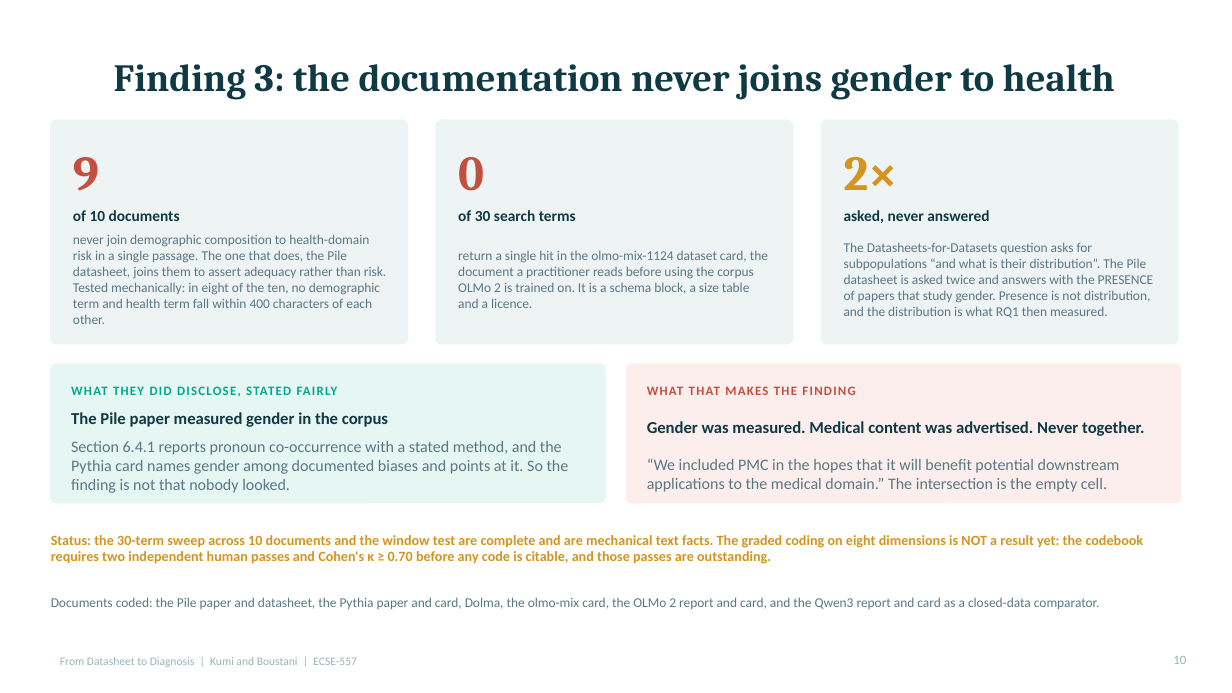
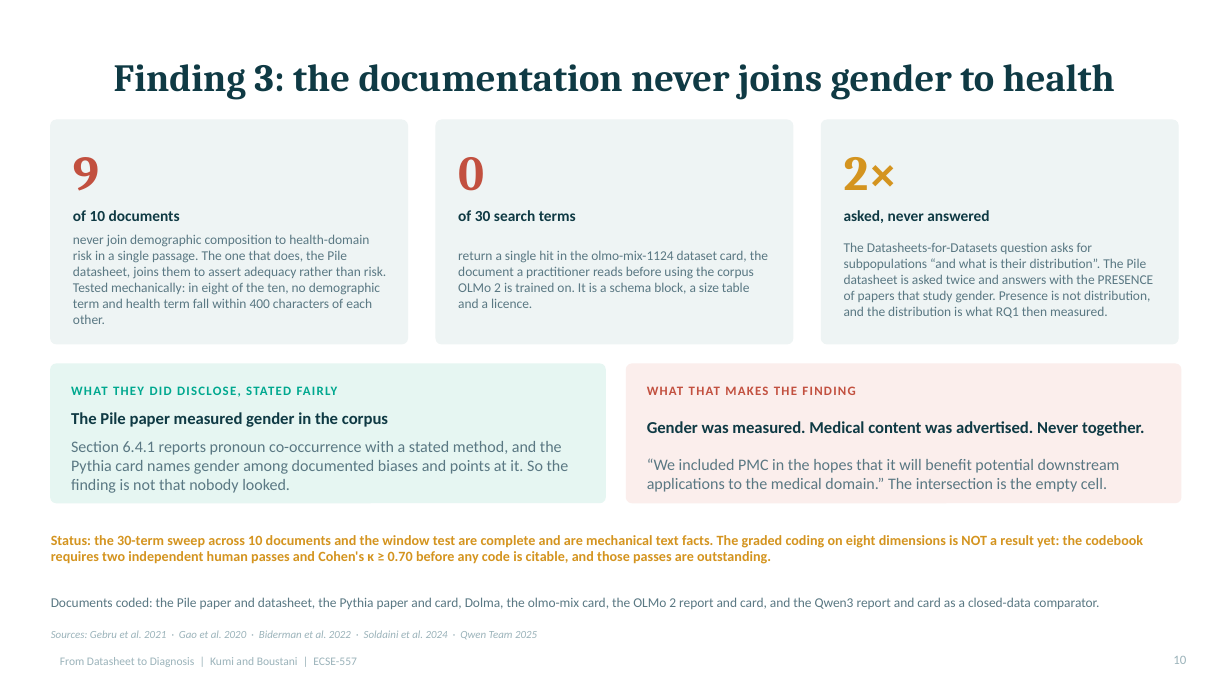
Before and after one commit to Evans-Junior/datasheet-to-diagnosis-audit, a slide deck: slide 10 of Datasheet_to_Diagnosis_Talk.pptx. Drawn at 1232x693 pixels with LibreOffice and Linux fonts; fonts in the diff are those of the drawing. Boxes give left, top, right and bottom in pixels: in the first picture for what was removed or moved away, otherwise in the second. Text is boxed around its words. In the diff, an @@ line names an element or a change of style, - is before the commit and + after.

Commit message:
Render every citation from one file, and show the gap in them
The talk deck had no reference list. Typing a bibliography onto two slides
would have created the defect this repo has logged five times: a derived
artefact with nothing tying it to its source. So docs/references.json is the
single source, figures.js reads it, and cite(id) throws on an unknown id
because a mistyped attribution must stop the build rather than print a blank
where a credit belongs. Each entry records which project document verified it.

The part worth defending is the gap. Only 15 of 25 live vignettes have a formal
citation of record; three more have a guideline identifier and no citation, and
seven have neither. All ten are quoted at first hand in the compendium and
author-reviewed against that quote, so they are sourced but not cited. The
references slide names all ten rather than dropping them, because a list that
silently omits ten of twenty-five reads as a complete one, which is the same
failure the deck criticises the Pile datasheet for two slides earlier.

check_references.py gates the file against the live vignette set in both
directions and refuses a verified claim with no DOI and no named identifier. It
caught the GINA entry on the first run.

The render caught two bugs in the citation shortener: it read 2101 out of
arXiv:2101.00027 as a year, and it missed multi-author works whose citation
does not contain the words "et al.". Both fixed, all 26 citations verified to
resolve to a sane author and year.

```diff
--- a/Datasheet_to_Diagnosis_Talk.pptx
+++ b/Datasheet_to_Diagnosis_Talk.pptx
@@ text added at [51,630,537,639], 8.5 pt, text #9BB3BA, italic @@
+Sources: Gebru et al. 2021 · Gao et al. 2020 · Biderman et al. 2022 · Soldaini et al. 2024 · Qwen Team 2025
```
Also in this commit, not shown: 14 other slides changed, 3 slides added, 14 other files.
